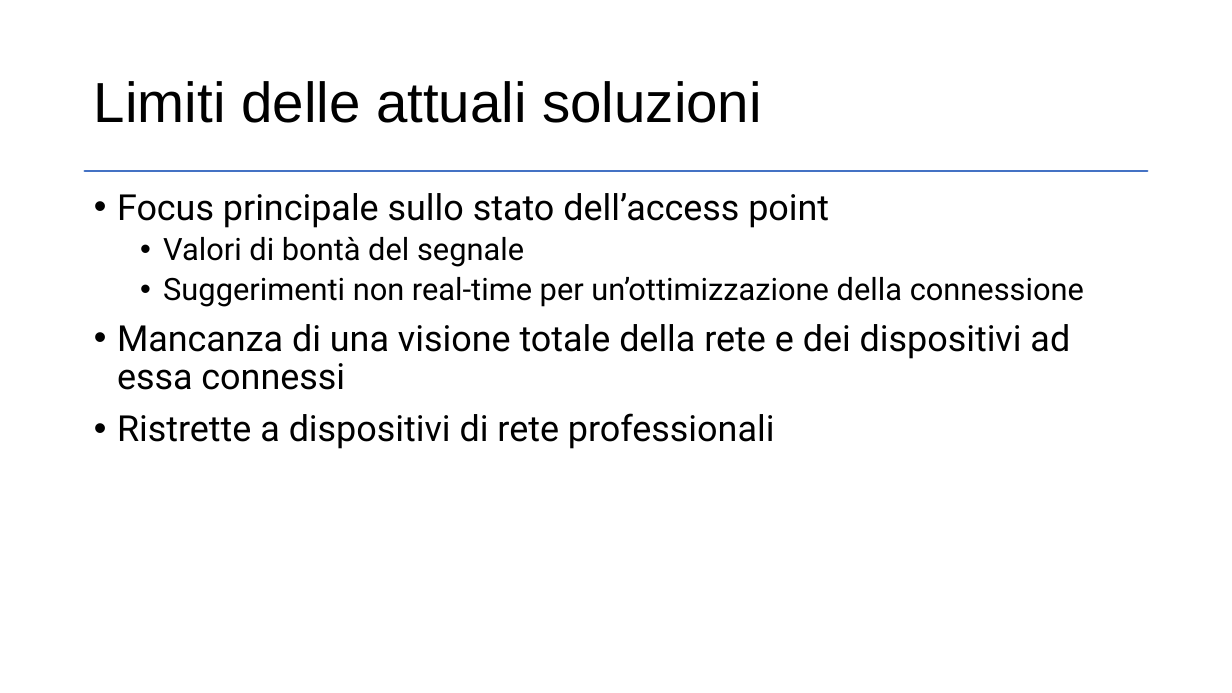
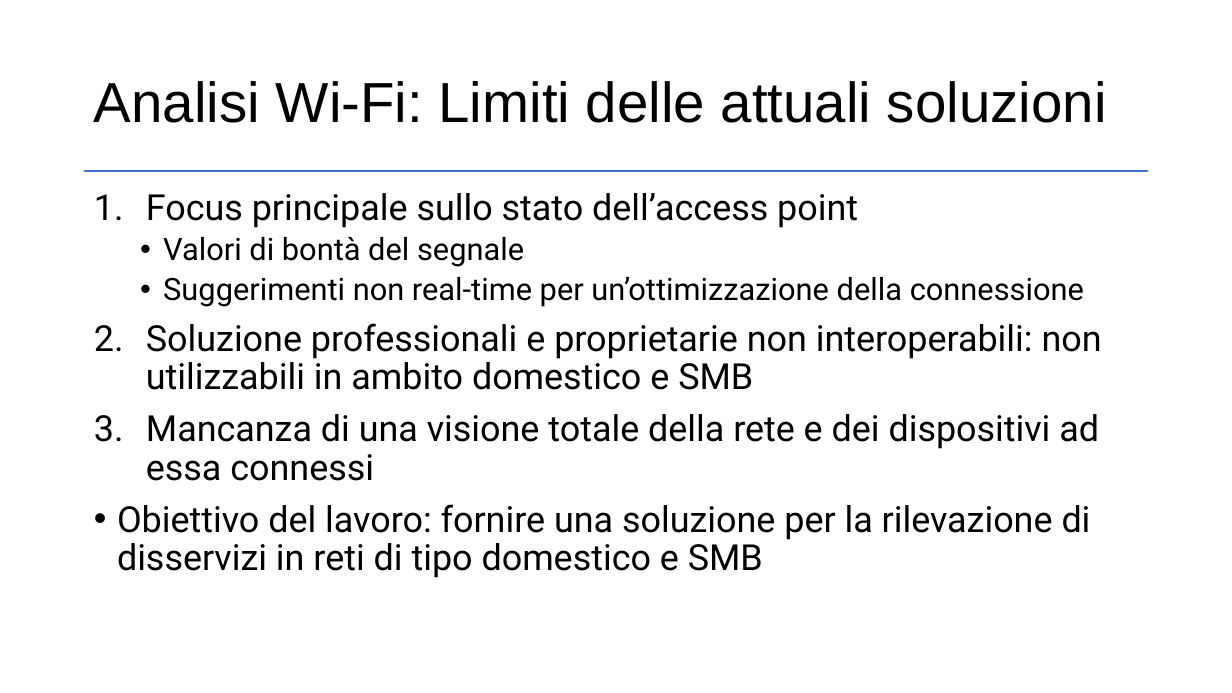
Before and after one commit to dcasenove/Tesi, a slide deck: slide 4 of Presentazione.pptx. Drawn at 1232x693 pixels with LibreOffice and Linux fonts; fonts in the diff are those of the drawing. Boxes give left, top, right and bottom in pixels: in the first picture for what was removed or moved away, otherwise in the second. Text is boxed around its words. In the diff, an @@ line names an element or a change of style, - is before the commit and + after.

```diff
--- a/Presentazione.pptx
+++ b/Presentazione.pptx
@@ title at <box>94,81,1107,123</box>: text changed @@
-Limiti delle attuali soluzioni
+Analisi Wi-Fi: Limiti delle attuali soluzioni
@@ text at <box>146,193,1099,481</box>: bullet • to 1. @@
@@ text at <box>146,323,1102,390</box>: paragraph added @@
+2. Soluzione professionali e proprietarie non interoperabili: non utilizzabili in ambito domestico e SMB
@@ text at <box>117,504,1091,578</box>: text changed @@
-• Ristrette a dispositivi di rete professionali
+• Obiettivo del lavoro: fornire una soluzione per la rilevazione di disservizi in reti di tipo domestico e SMB
```
Also in this commit, not shown: 14 other slides changed, 1 slide added, 1 other file.
